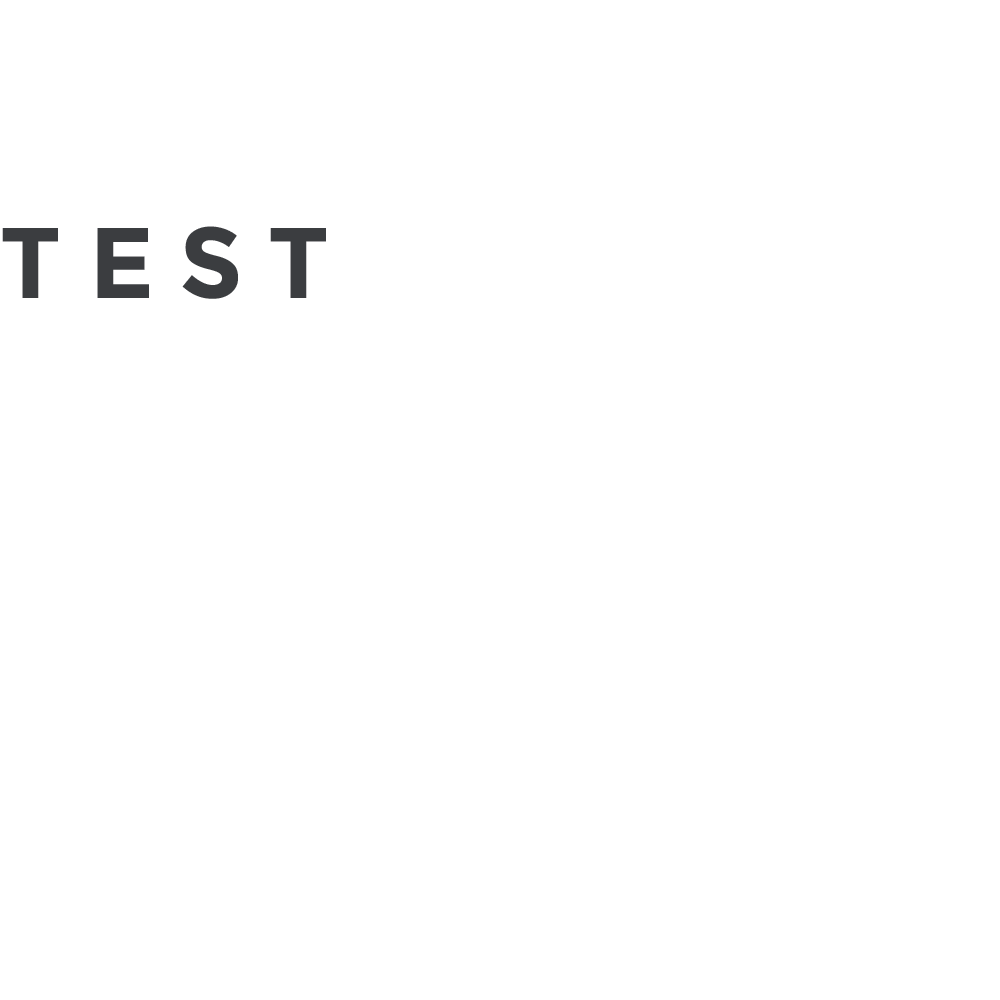
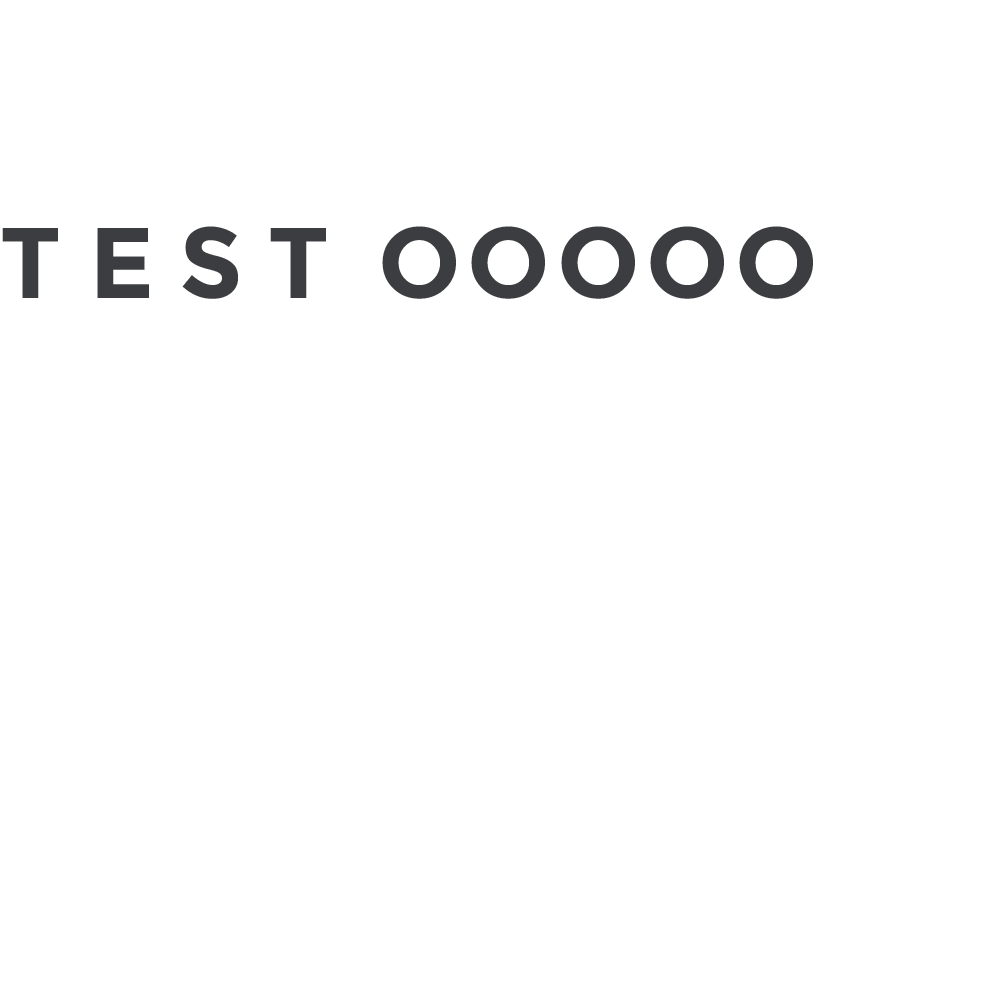
Two versions of the same layered image (1000 x 1000). Layer-by-layer changes:
renamed "TEST" to "TEST OOOOO", painted on it over left=382, top=226, right=813, bottom=299
